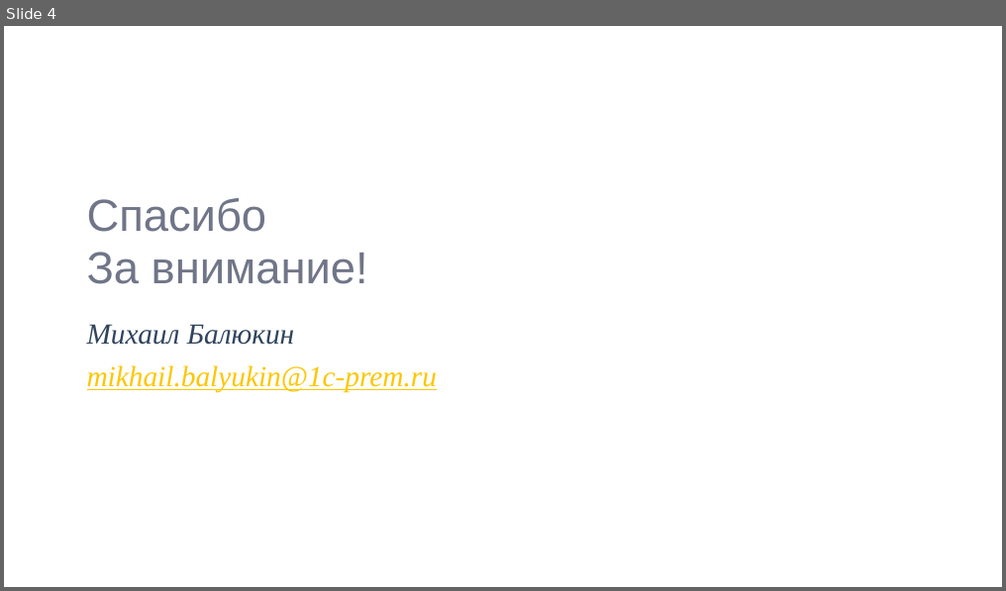
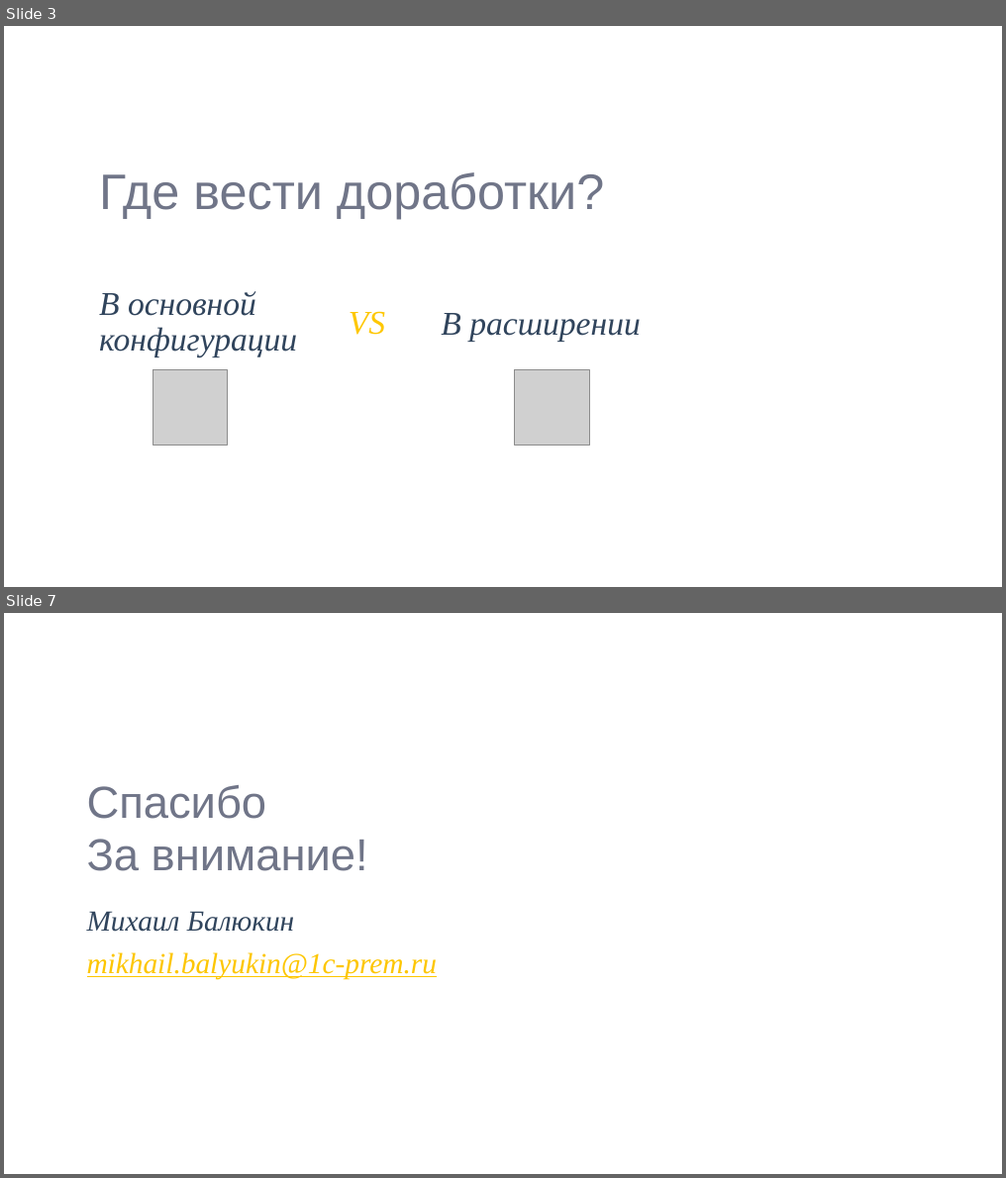
Before and after one commit to mbalyukin/prem_kr_masht01, a slide deck: Масштабируемость кода.pptx. Shown one above the other, each under a label of ours: slide 4 before the commit, slides 3 and 7 after it; the slides between them are not shown. The pictures are 1006x591 and 1006x1178 pixels, drawn with LibreOffice and Linux fonts; fonts in the diff are those of the drawing; grey boxes stand for pictures; background and template pictures are left out. Boxes give left, top, right and bottom in pixels: in the first picture for what was removed or moved away, otherwise in the second. Text is boxed around its words. In the diff, an @@ line names an element or a change of style, - is before the commit and + after.

```diff
--- a/Масштабируемость кода.pptx
+++ b/Масштабируемость кода.pptx
@@ slide 3 added at box(4, 26, 1002, 587), background #FFFFFF @@
@@ title added at box(99, 173, 604, 218), 48 pt, text #707588 @@
+Где вести доработки?
@@ text added at box(99, 291, 297, 358), 32 pt, text #30445C, italic @@
+В основной конфигурации
@@ text added at box(349, 311, 385, 335), 32 pt, text #FEC700, italic @@
+VS
@@ subtitle added at box(441, 313, 641, 342), 32 pt, text #30445C, italic @@
+В расширении
@@ picture added at box(152, 371, 228, 445) @@
@@ picture added at box(515, 371, 589, 445) @@
@@ what was slide 4 is now slide 7 @@
```
Also in this commit, not shown: 2 slides changed, 3 other slides added.
